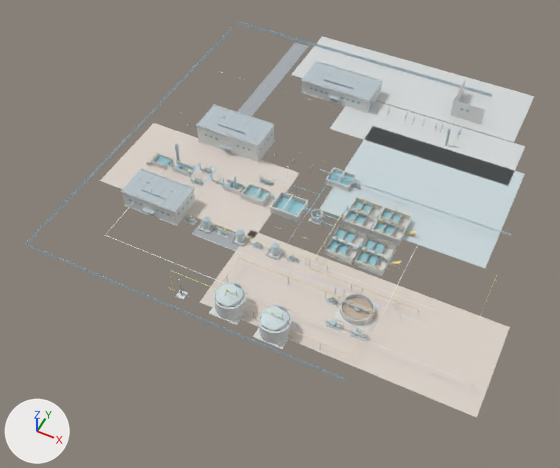
Before and after pictures for a commit that changed the glTF model examples/m1/assets/wastewater-plant/tiled/coarse/group-root-0.glb.
Both versions are drawn from a camera (50 mm lens) standing at (168.0, -252.0, 241.0) and looking at (67.0, -49.0, -13.0). Every picture has the same lights, and +X, +Y and +Z are marked at lower left. The picture after the commit comes second. Vertices at exactly the same position are counted once.

The scene before the commit, as lines of its bpy script (objects in view):
```python
me_mesh_14 = bpy.data.meshes.new('Mesh_14')
me_mesh_14.from_pydata(...)  # 96 vertices, 188 faces; spans x 80.5..153.5, y -39.5..21.5, z 0.0..0.2
me_mesh_14.materials.append(mat_site_concretecool)  # light grey #cad7db
me_mesh_16 = bpy.data.meshes.new('Mesh_16')
me_mesh_16.from_pydata(...)  # 1777 vertices, 3417 faces; spans x 18.8..123.5, y -109.2..-19.4, z 0.3..9.9
me_mesh_16.materials.append(mat_equipment_equipmentlight)  # light grey #d0dfe0
me_mesh_17 = bpy.data.meshes.new('Mesh_17')
me_mesh_17.from_pydata(...)  # 480 vertices, 940 faces; spans x 5.0..149.0, y -75.0..78.0, z 0.0
me_mesh_17.materials.append(mat_site_concrete)  # light grey #d5d8d8
me_mesh_18 = bpy.data.meshes.new('Mesh_18')
me_mesh_18.from_pydata(...)  # 192 vertices, 376 faces; spans x -14.0..170.0, y -105.0..-23.0, z 0.0
me_mesh_18.materials.append(mat_site_concretewarm)  # light grey #dcd3ca
me_mesh_6 = bpy.data.meshes.new('Mesh_6')
me_mesh_6.from_pydata(...)  # 80 vertices, 152 faces; spans x 18.0..143.0, y -76.0..66.5, z 0.1
me_mesh_6.materials.append(mat_site_asphalt)  # grey #a6acb1
ob_render_batch_14 = bpy.data.objects.new('render-batch-14', me_mesh_14)
ob_render_batch_14.location = (0.0, 0.0, 0.0)
ob_render_batch_16 = bpy.data.objects.new('render-batch-16', me_mesh_16)
ob_render_batch_16.location = (0.0, 0.0, 0.0)
ob_render_batch_17 = bpy.data.objects.new('render-batch-17', me_mesh_17)
ob_render_batch_17.location = (0.0, 0.0, 0.0)
ob_render_batch_18 = bpy.data.objects.new('render-batch-18', me_mesh_18)
ob_render_batch_18.location = (0.0, 0.0, 0.0)
ob_render_batch_6 = bpy.data.objects.new('render-batch-6', me_mesh_6)
ob_render_batch_6.location = (0.0, 0.0, 0.0)
# also in view: 'render-batch-9' at (61.0, -6.0, 7.0); 'render-batch-3' at (57.0, -49.0, 2.0); 'render-batch-21' at (74.0, -6.0, 5.0); 'render-batch-15' at (62.0, -63.0, 6.0); 'render-batch-19' at (62.0, -63.0, 4.0)
```
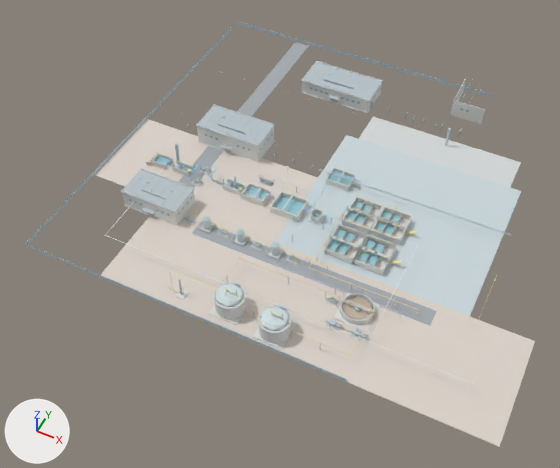
Boxes (x1, y1, x2, y2) around the edits, measured in the pictures (560 x 468 px; the box of a moved part takes in the faces that stretch with it):
'render-batch-18', reshaped (8% wider, 11% taller): before (100, 123, 510, 418); after (94, 119, 535, 447)
'render-batch-14', reshaped (19% wider, 28% taller): before (319, 127, 525, 268); after (275, 135, 521, 316)
'render-batch-17', reshaped: before (124, 36, 535, 226); after (124, 91, 521, 226)
part 1 of me_mesh_6, rebuilt: before (192, 222, 239, 251); after (192, 221, 436, 326)
part 2 of me_mesh_6, rebuilt: before (237, 42, 309, 117); after (178, 42, 309, 187)
part 4 of me_mesh_17, added: after (359, 117, 521, 187)
part 5 of me_mesh_17, deleted: before (330, 101, 525, 186)
part 6 of me_mesh_17, deleted: before (291, 36, 535, 142)
part 7 of me_mesh_18, moved or reshaped: before (100, 123, 299, 238); after (94, 119, 318, 242)
part 8 of me_mesh_18, added: after (99, 211, 535, 447)

The edits, one by one:
me_mesh_6 is used by ob_render_batch_6; location (0.0, 0.0, 0.0).
me_mesh_6 had 80 vertices, 152 faces and spanned x 18.0..143.0, y -76.0..66.5, z 0.1.
me_mesh_6 now has 80 vertices, 152 faces and spans x 18.0..143.0, y -76.0..66.5, z 0.2.
me_mesh_6 part 1: the loose piece of 40 vertices spanning x 39.0..143.0, y -76.0..-68.0, z 0.1 is rebuilt with 40 vertices and now spans x 39.0..143.0, y -76.0..-68.0, z 0.2.
me_mesh_6 part 2: the loose piece of 40 vertices spanning x 18.0..26.0, y -56.5..66.5, z 0.1 is rebuilt with 40 vertices and now spans x 18.0..26.0, y -56.5..66.5, z 0.2.
me_mesh_14 is used by ob_render_batch_14; location (0.0, 0.0, 0.0).
me_mesh_14 had 96 vertices, 188 faces and spanned x 80.5..153.5, y -39.5..21.5, z 0.0..0.2.
me_mesh_14 now has 96 vertices, 188 faces and spans x 72.0..155.0, y -65.0..10.0, z -0.2..0.1.
me_mesh_14 part 3: 96 vertices removed from x 80.5..153.5, y -39.5..21.5, z 0.0..0.2; 96 vertices added at x 72.0..155.0, y -65.0..10.0, z -0.2..0.1.
me_mesh_17 is used by ob_render_batch_17; location (0.0, 0.0, 0.0).
me_mesh_17 had 480 vertices, 940 faces and spanned x 5.0..149.0, y -75.0..78.0, z 0.0.
me_mesh_17 now has 296 vertices, 576 faces and spans x 5.0..150.0, y -75.0..47.0, z 0.0.
me_mesh_17 part 4: a new loose piece, a box spanning x 78.0..150.0, y 10.0..28.0, z -0.24..0.14, in mat_site_concrete (light grey #d5d8d8).
me_mesh_17 part 5: the loose piece of 96 vertices spanning x 63.0..149.0, y 10.0..40.0, z 0.0 is deleted.
me_mesh_17 part 6: the loose piece of 96 vertices spanning x 28.0..144.0, y 40.0..78.0, z 0.0 is deleted.
me_mesh_18 is used by ob_render_batch_18; location (0.0, 0.0, 0.0).
me_mesh_18 had 192 vertices, 376 faces and spanned x -14.0..170.0, y -105.0..-23.0, z 0.0.
me_mesh_18 now has 104 vertices, 200 faces and spans x -18.0..180.0, y -112.0..-22.0, z 0.0.
me_mesh_18 part 7: the loose piece of 96 vertices spanning x -14.0..64.0, y -67.0..-23.0, z 0.0 is scaled about its middle by (1.17, 0.979, 2.84), then moved by (2.0, 1.0, 0.0).
me_mesh_18 part 8: a new loose piece, a box spanning x 18.0..180.0, y -112.0..-65.0, z -0.24..0.14, in mat_site_concretewarm (light grey #dcd3ca).
Other edits to the shape of me_mesh_18 do not show in these pictures.
